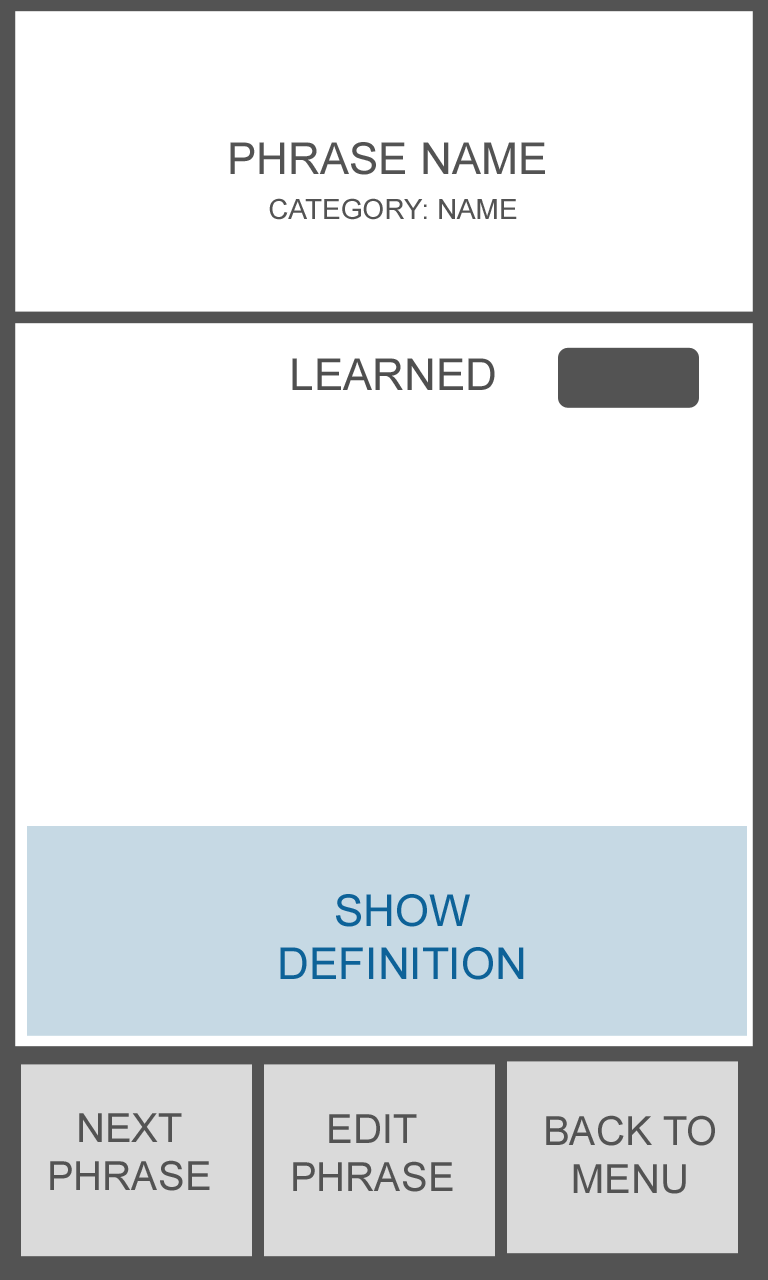
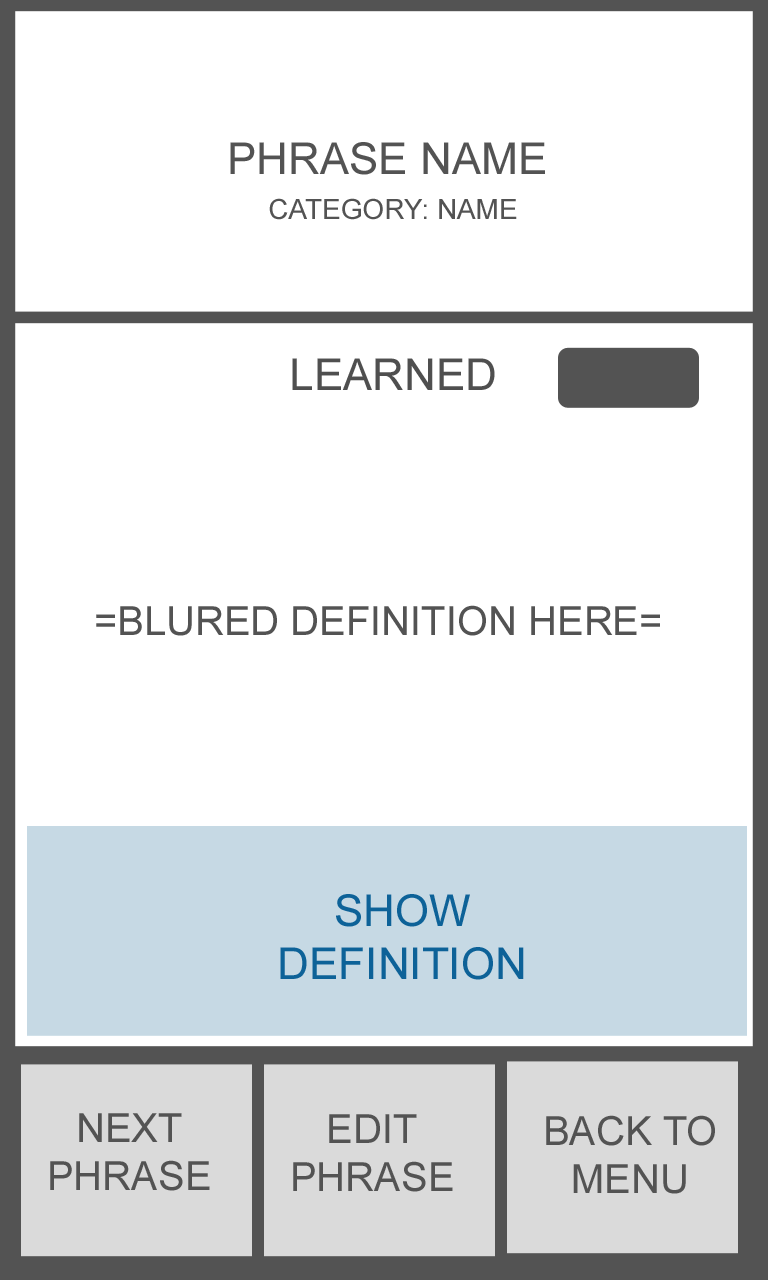
Layers edited between the first and the second 768×1280 image:
renamed "NEW GROUP" to "=BLURED DEFINITION HERE=", showed it, painted on it over <box>96,605,660,636</box>
